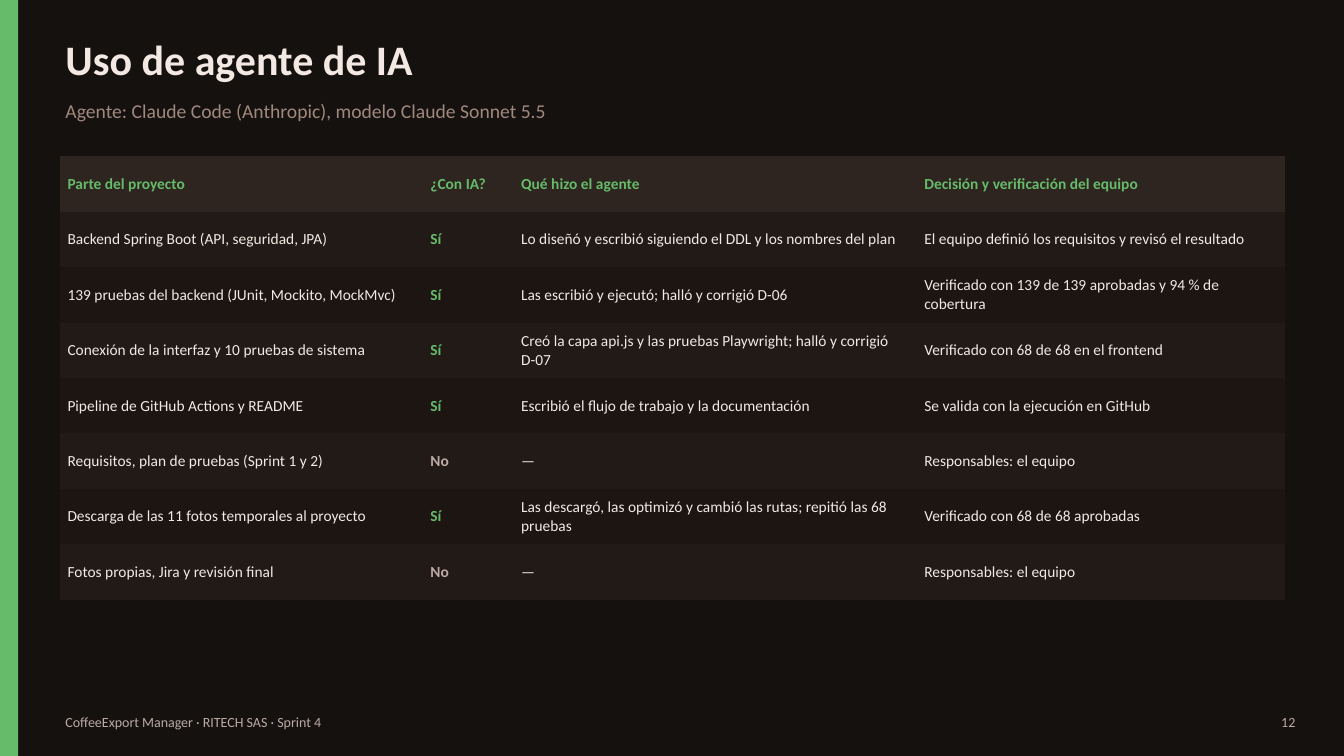
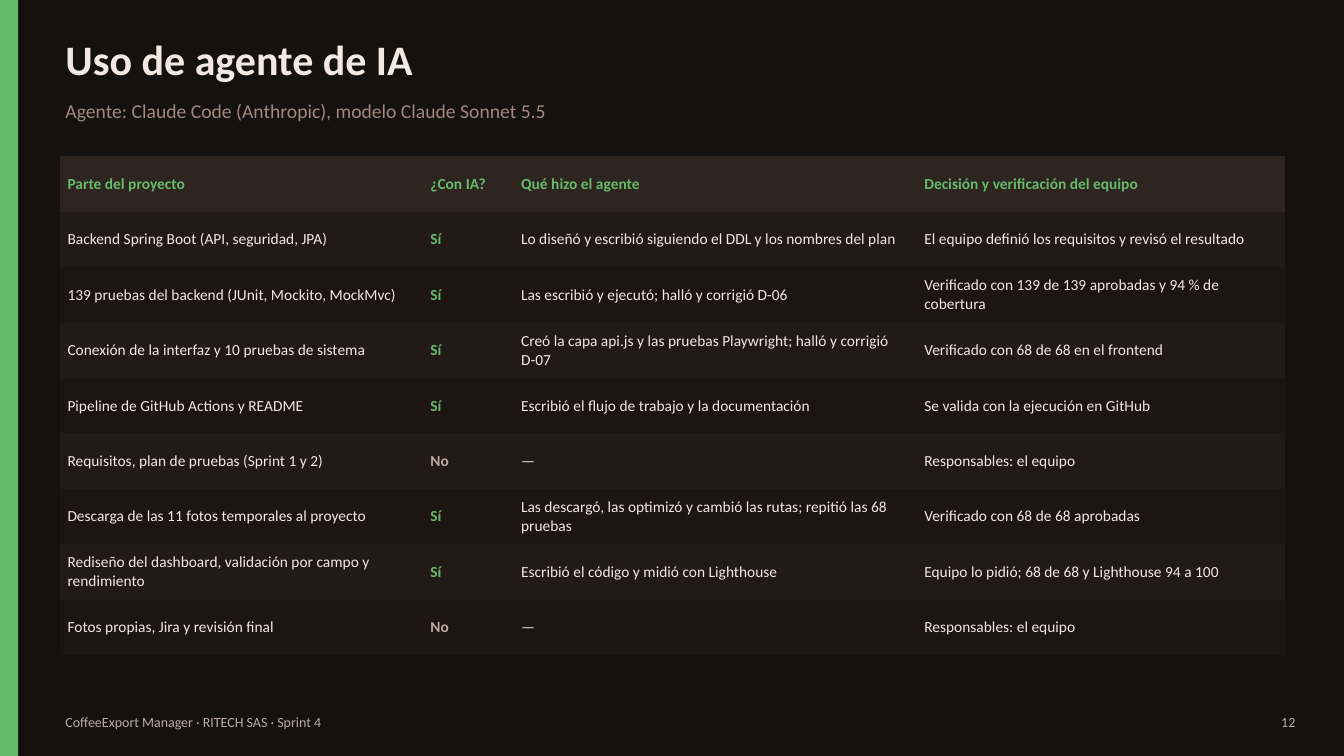
Before and after one commit to MarioZaMu/coffeeexport-manager, a slide deck: slide 12 of docs/sprint4/CoffeeExport_Manager_Sprint4.pptx. Drawn at 1344x756 pixels with LibreOffice and Linux fonts; fonts in the diff are those of the drawing. Boxes give left, top, right and bottom in pixels: in the first picture for what was removed or moved away, otherwise in the second. Text is boxed around its words. In the diff, an @@ line names an element or a change of style, - is before the commit and + after.

Commit message:
Validación por campo, iconos unificados y mejoras de rendimiento (Lighthouse 94 a 100)
- Mensaje bajo cada campo que falla (además del resumen) y aviso al salir de campos obligatorios o de correo
- Landing con Bootstrap Icons, la misma familia que el sistema
- Fotos al tamaño mostrado, portada ligera con precarga, scripts con defer y librerías de PDF y Excel bajo demanda
- main en el login y etiquetas accesibles de las tarjetas
- Lighthouse sobre la web publicada: landing 88 a 94 y sistema 88 a 97 en rendimiento; accesibilidad 100
- 68 de 68 pruebas del frontend aprobadas; informes en docs/sprint4/lighthouse

```diff
--- a/docs/sprint4/CoffeeExport_Manager_Sprint4.pptx
+++ b/docs/sprint4/CoffeeExport_Manager_Sprint4.pptx
@@ table at (60,156,1286,655) @@
+row 8: Rediseño del dashboard, validación por campo y rendimiento | Sí | Escribió el código y midió con Lighthouse | Equipo lo pidió; 68 de 68 y Lighthouse 94 a 100
```
Also in this commit, not shown: 1 other slide changed, 43 other files.
